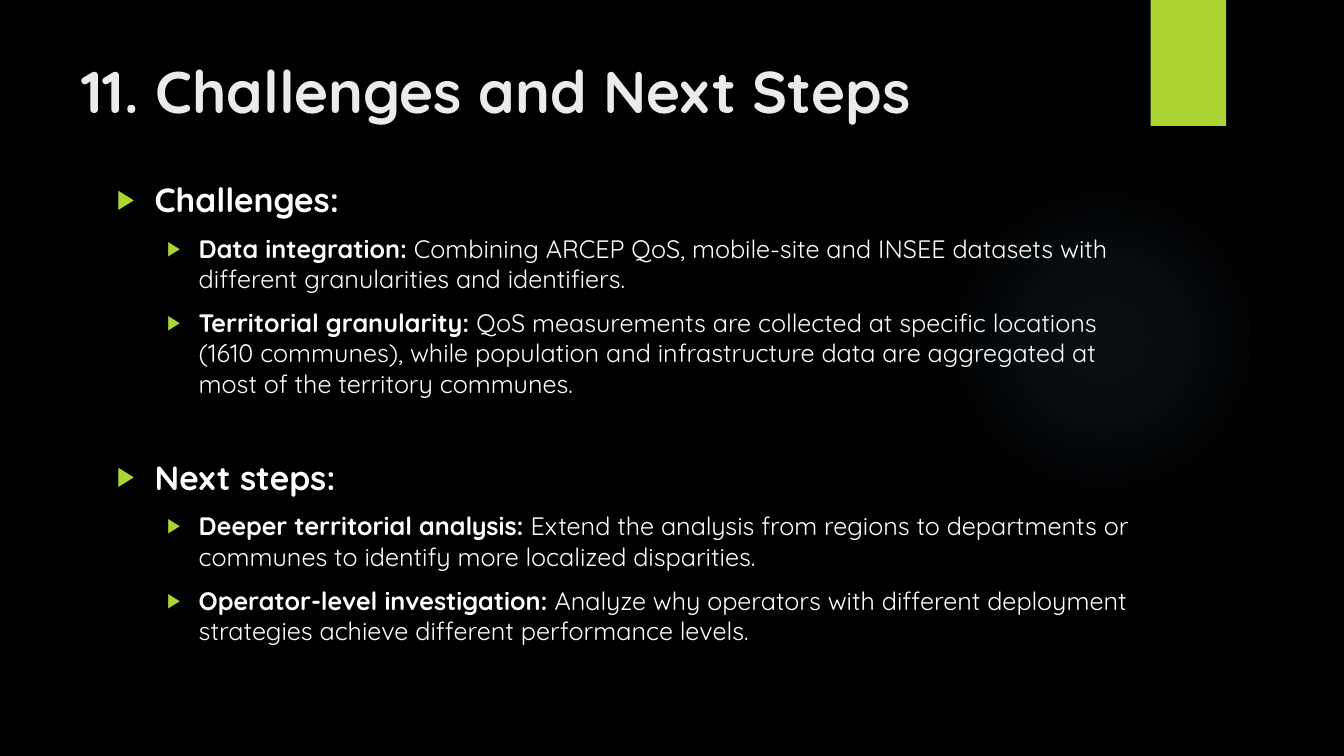
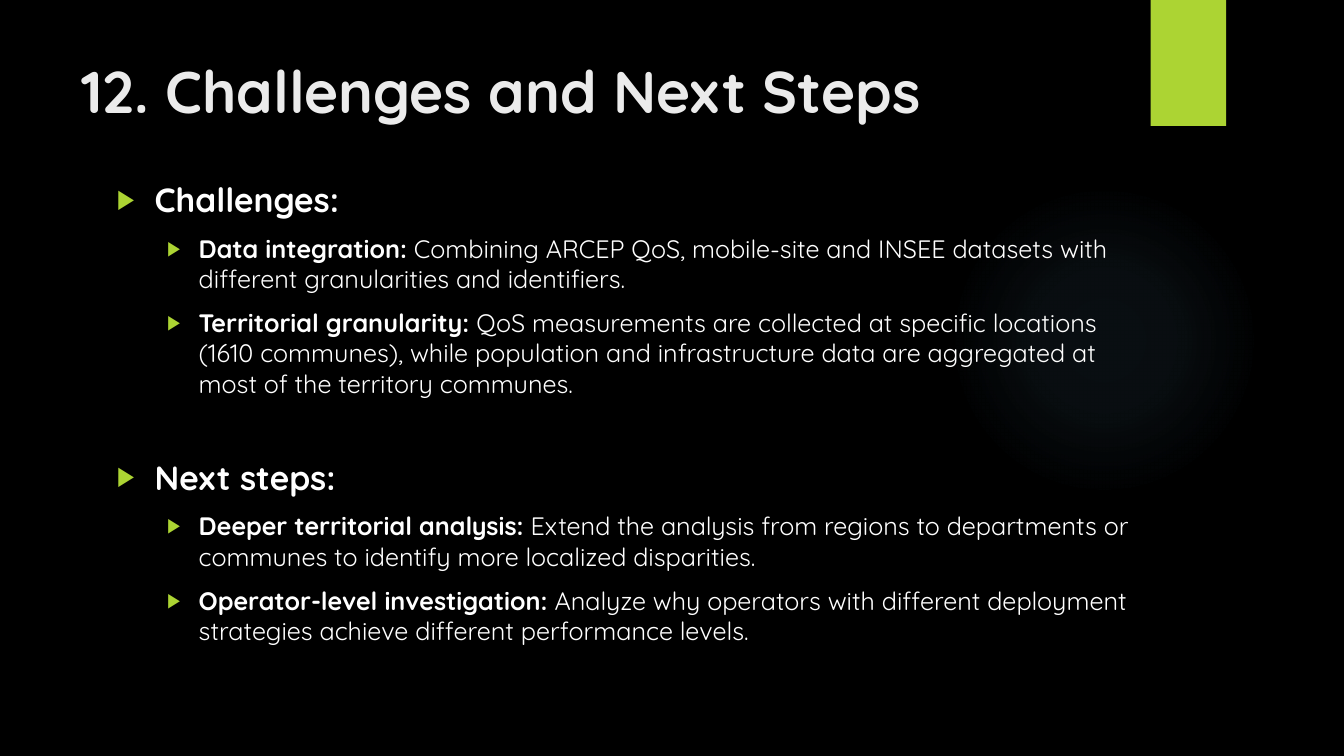
Before and after one commit to zidene306/RNCP-Project, a slide deck: slide 17 of RNCP_presentation_sept26.pptx (slide 16 before the commit). Drawn at 1344x756 pixels with LibreOffice and Linux fonts; fonts in the diff are those of the drawing; background and template pictures are left out. Boxes give left, top, right and bottom in pixels: in the first picture for what was removed or moved away, otherwise in the second. Text is boxed around its words. In the diff, an @@ line names an element or a change of style, - is before the commit and + after.

```diff
--- a/RNCP_presentation_sept26.pptx
+++ b/RNCP_presentation_sept26.pptx
@@ title at [81, 69, 921, 125]: text changed @@
-11. Challenges and Next Steps
+12. Challenges and Next Steps
```
Also in this commit, not shown: 13 other slides changed, 1 slide added, 13 other files.
